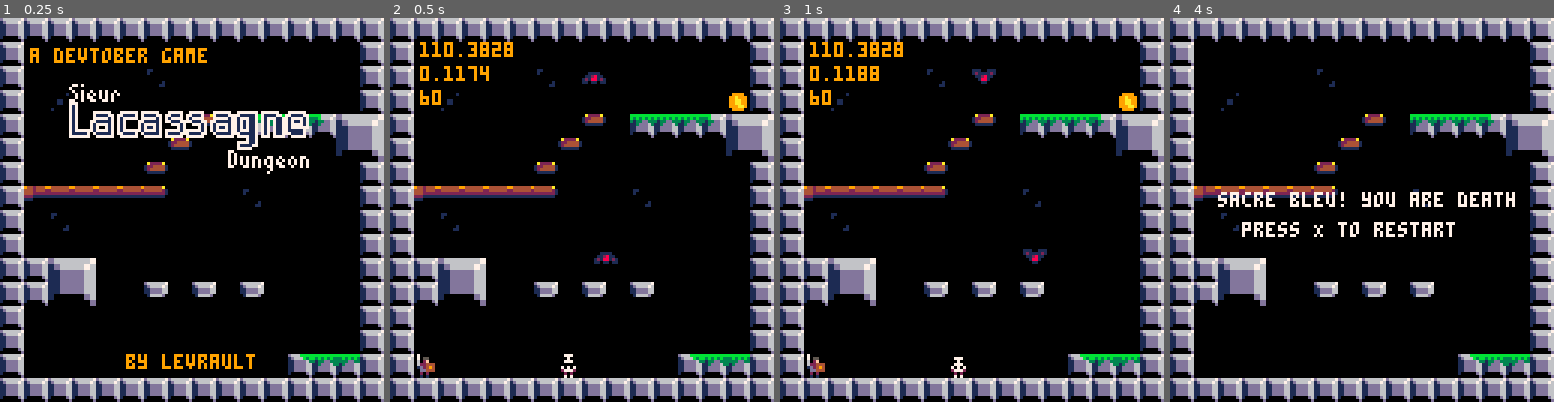
Above: before the commit, frames 1-4 (left to right).
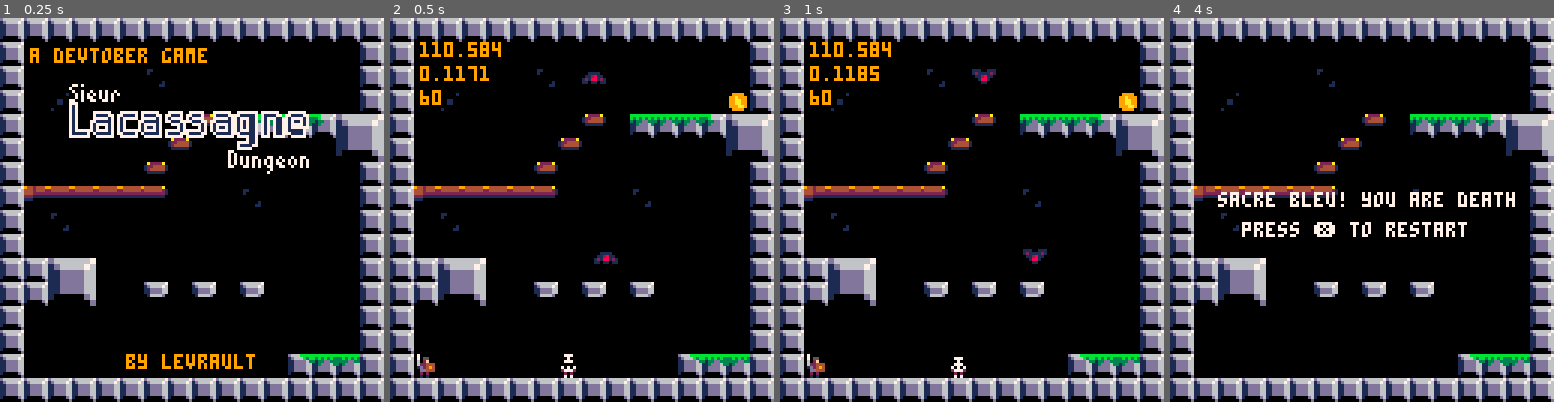
Above: after the commit, the same moments.

Repository: Levrault/pico8-sieur-lacassagne-dungeon
Game: PICO-8 cartridge sieur-lacassagne-dungeon.p8
Two runs of this game, one before a commit and one after it. Both use one fixed random seed, a clock stepped at 60 frames per second and the inputs below.
Inputs:
- Up to frame 1 (0.25 s): no input
- Up to frame 2 (0.5 s): tap X (X key) at 0.33 s
- Up to frame 3 (1 s): tap O (Z key) at 0.7 s
- Up to frame 4 (4 s): tap X (X key) at 1.07, 1.85, 2.97 s; hold Right 1.6-2.1 s; tap O (Z key) every 0.4 s from 1.7 to 3.7 s; hold Right 2.47-3.03 s; hold Left 3.08-3.58 s

Frame 1 is identical in both runs. In frame 2, 0.2% of the frame differs, in the area x 20-33%, y 6-17%; in frame 3, 0.1%; in frame 4, 0.7%, in the area x 37-78%, y 53-58%.

Commit message:
fix(sound): improve sound effect

Diff:
--- a/sieur-lacassagne-dungeon.p8
+++ b/sieur-lacassagne-dungeon.p8
@@ -18,7 +18,8 @@
 	jump=0,
 	slash=1,
 	death=2,
-	coin=3
+	coin=3,
+	explosion=4
 }
 
 function _init()
@@ -102,7 +103,7 @@
 
 			add(enemies,make_bat(228,80,{x=10,y=0}))
 			add(enemies,make_spider(238,116))
-			add(enemies,make_ghost(213,20))
+			add(enemies,make_ghost(212,20))
 			self.coin=make_coin(244,28)
 			self.player=make_player(140,120)
 		elseif level==2 then--x[256,384] y[0,128]
@@ -185,7 +186,7 @@
 		self.txt_blink_i+=1
 
 		local author="by levrault"
-		local new_game="press X to start a new game"
+		local new_game="press \x97 to start a new game"
 
 		--context
 		print("a devtober game",10,10,9)
@@ -213,7 +214,7 @@
 	--show death screen
 	gm.death_screen=function(self)
 		print('sacre bleu! you are death', (self.cam_x+16), (self.cam_y+58), 7)
-		print('press X to restart', (self.cam_x+24), (self.cam_y+68), 7)
+		print('press \x97 to restart', (self.cam_x+24), (self.cam_y+68), 7)
 
 		if btn(5) then
 			self.state=5
@@ -1018,8 +1019,6 @@
 --juicy effect when killing a enemy
 function make_explosion(px,py)
 	local e={}
-	e.x=px
-	e.y=py
 	local ap=make_animation_player({
 		["explosion"]={
 			ticks=5,
@@ -1027,10 +1026,13 @@
 			loop=false
 		}
 	},"explosion")
+	e.x=px
+	e.y=py
 
 	e.update=function(self)
 		ap:play()
 		if ap.finished then
+			sfx(snd.explosion)
 			del(explosions, self)
 		end
 	end
@@ -1415,7 +1417,7 @@
 10001a000000000000000000000000101010000000000000000000000000001010000034350000343500003435000010100026000000000000000000000000101000000000000000000000000000001010000000000000000000002a292928101010101010000000000000000000001010000000000034350000343500000010
 1000000000000000000000000000001010242500000000000000000000000010102728242500002425272824250000101000000000000000000000000000001010000000000000000000000000000010100000000000000000000000000000101010101010100000000000000000001010000000000024250000101000000010
 10102425000000000000000000000010103435000000000000000000000000101000003435000034350000343500001010000000101000000000000000000010101010000010000010001c1000001010100000000000000000000000000000101010101010101000000000000000001010000000000034350000101000002610
-1010343500001500150015000000001010101515151515151500260000000010100000242500002425000024250000101024251010101000000010101026001010101000001000001000001000001010100000000000000000000000001500101010101010101010000000000000001010160000000024250000101000000010
+1010343500001500150015000000001010101515151515150000260000000010100000242500002425000024250000101024251010101000000010101026001010101000001000001000001000001010100000000000000000000000001500101010101010101010000000000000001010160000000024250000101000000010
 10000000000000000000000000000010101a0000000000000000000000260010102728343500003435272834350000101034351010101011121410101000001010101000001000001000001000001010100000000000000000000000000000101010101010101010100000000000001010101600000034350000101000000010
 100000000000000000000000000000101000000000000000001b00000000002425000024250000000000002425000010100000000000000000000000000026101010101b001000001000001000001010101011131314100000101100000000101010101010101010101000000000001010101000000024250000101000000010
 10000000000000000000000011121310100000000000000000000000000000343500003435000000000000343500001010000000000000000000000000000010101010000010001a1000001000001010101010101010101114101010161616101010101010101010101010000000001010101016161634351616101016161610
Not shown, changed: the sound effects (__sfx__) section of sieur-lacassagne-dungeon.p8
